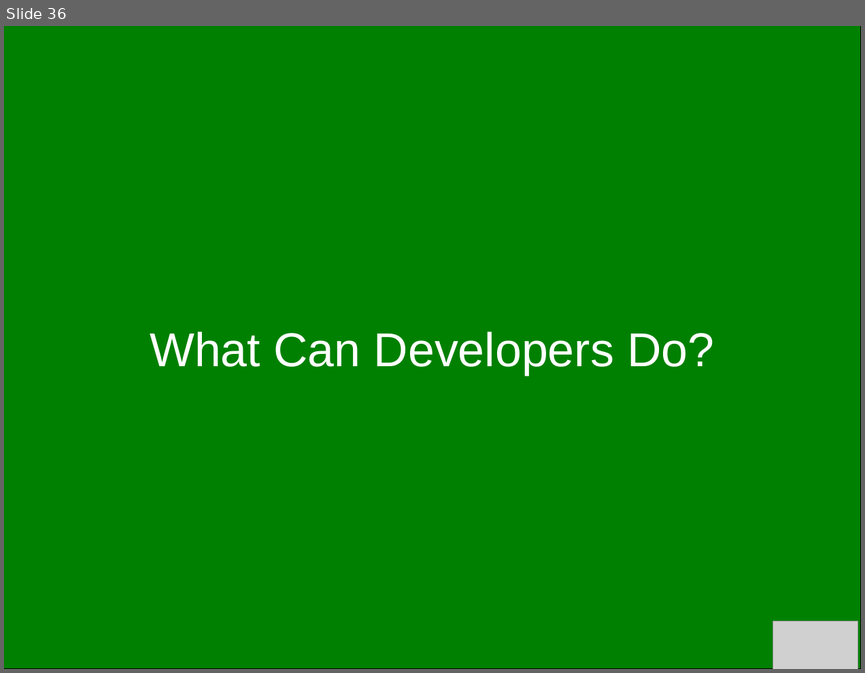
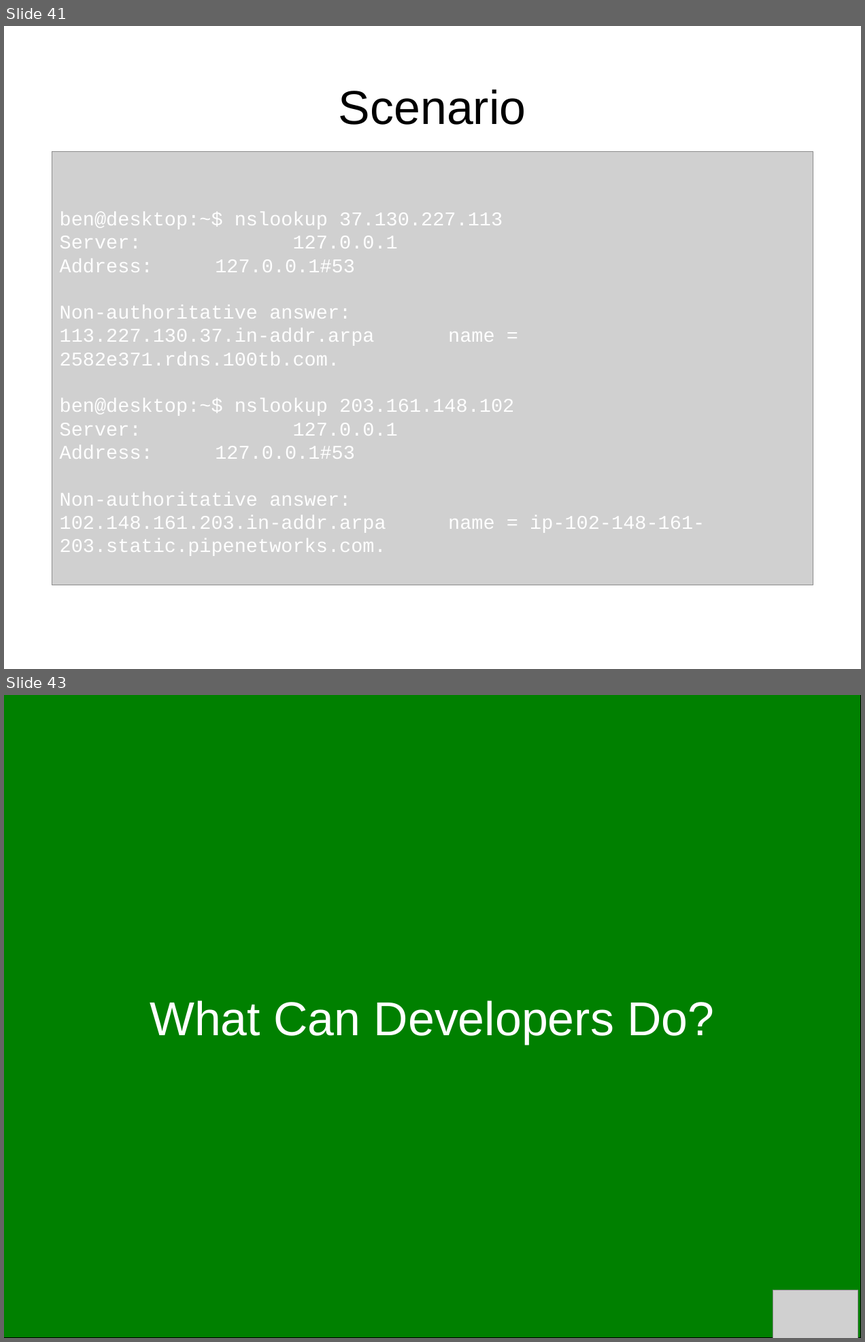
Before and after one commit to bendechrai/preso-security-privacy-anonymity, a slide deck: security-privacy-anonymity.odp. Shown one above the other, each under a label of ours: slide 36 before the commit, slides 41 and 43 after it; the slides between them are not shown. The pictures are 865x673 and 865x1342 pixels, drawn with LibreOffice and Linux fonts; fonts in the diff are those of the drawing; grey boxes stand for pictures; background and template pictures are left out. Boxes give left, top, right and bottom in pixels: in the first picture for what was removed or moved away, otherwise in the second. Text is boxed around its words. In the diff, an @@ line names an element or a change of style, - is before the commit and + after.

Commit message:
more text to screenshot conversion, a few extra bits to the last section

```diff
--- a/security-privacy-anonymity.odp
+++ b/security-privacy-anonymity.odp
@@ slide 41 added at [4,26,861,669], background #FFFFFF @@
@@ title added at [339,89,526,125], 44 pt, text #000000 @@
+Scenario
@@ picture added at [52,152,813,585] @@
@@ text added at [60,212,704,533], 18 pt, text #FFFFFF @@
+ben@desktop:~$ nslookup 37.130.227.113
+Server: 127.0.0.1
+Address: 127.0.0.1#53
+Non-authoritative answer:
+113.227.130.37.in-addr.arpa name = 2582e371.rdns.100tb.com.
+ben@desktop:~$ nslookup 203.161.148.102
+Server: 127.0.0.1
+Address: 127.0.0.1#53
+Non-authoritative answer:
+102.148.161.203.in-addr.arpa name = ip-102-148-161-203.static.pipenetworks.com.
@@ what was slide 36 is now slide 43 @@
```
Also in this commit, not shown: 4 slides changed, 9 other slides added, 2 slides removed.
